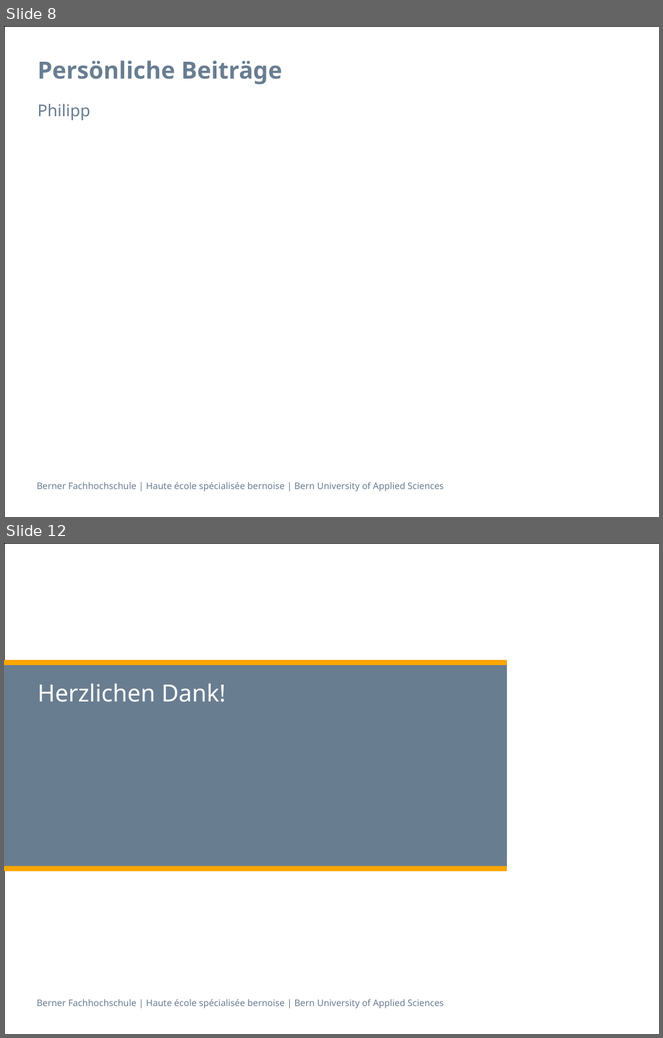
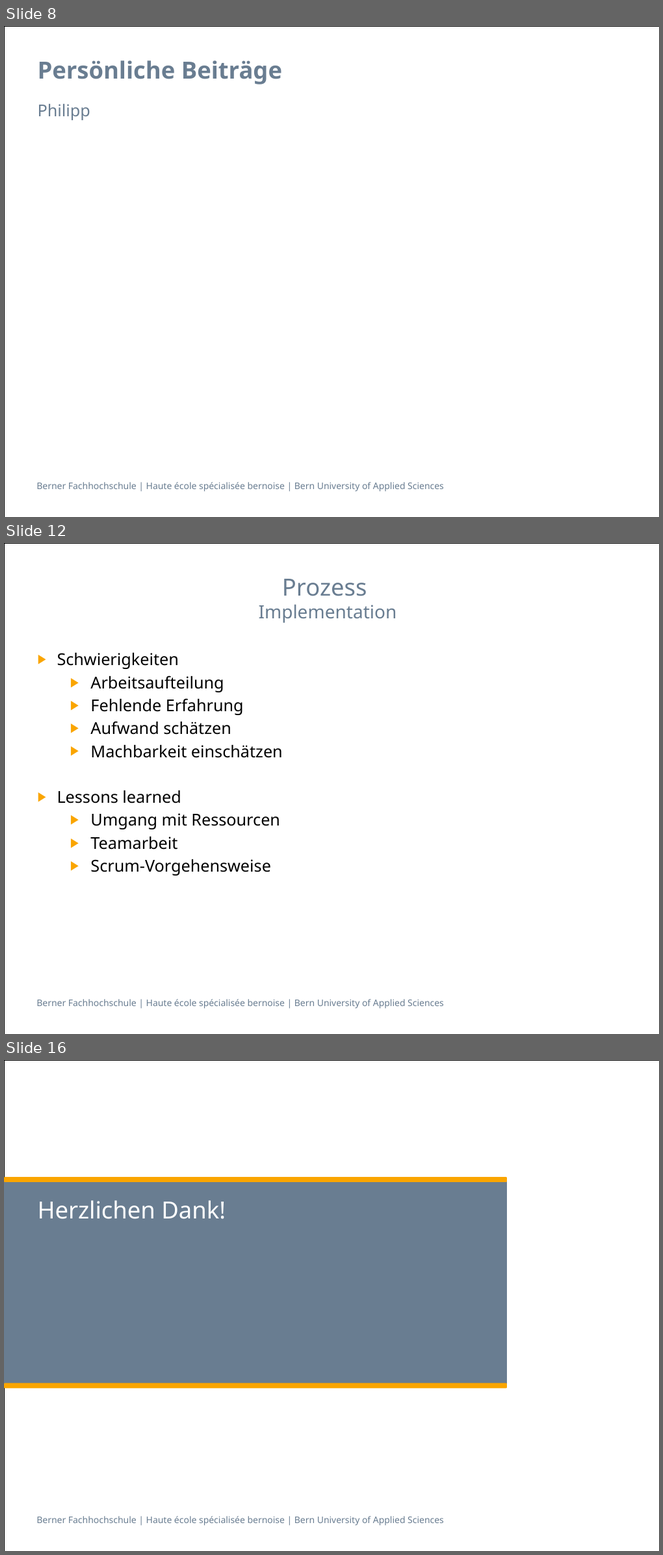
Before and after one commit to zyssm4/ch.bfh.btx8081.w2015.red, a slide deck: doc/Task14/task14_presentation Schlurp.pptx. Shown one above the other, each under a label of ours: slides 8 and 12 before the commit, slides 8, 12 and 16 after it; the slides between them are not shown. The pictures are 663x1038 and 663x1555 pixels, drawn with LibreOffice and Linux fonts; fonts in the diff are those of the drawing; background and template pictures are left out. Boxes give left, top, right and bottom in pixels: in the first picture for what was removed or moved away, otherwise in the second. Text is boxed around its words. In the diff, an @@ line names an element or a change of style, - is before the commit and + after.

Commit message:
presentation lessons learned

```diff
--- a/doc/Task14/task14_presentation Schlurp.pptx
+++ b/doc/Task14/task14_presentation Schlurp.pptx
@@ slide 12 added at <box>4,543,659,1034</box>, background #FFFFFF; not listed: 2 template elements that a slide beside it also shows @@
@@ title added at <box>259,579,397,623</box>, 20 pt, text #697D91 @@
+Prozess
+Implementation
@@ text added at <box>57,653,283,876</box>, 18 pt, text #000000 @@
+▶ Schwierigkeiten
+  ▶ Arbeitsaufteilung
+  ▶ Fehlende Erfahrung
+  ▶ Aufwand schätzen
+  ▶ Machbarkeit einschätzen
+▶ Lessons learned
+  ▶ Umgang mit Ressourcen
+  ▶ Teamarbeit
+  ▶ Scrum-Vorgehensweise
@@ what was slide 12 is now slide 16 @@
```
Also in this commit, not shown: 2 slides changed, 5 other slides added, 2 slides removed.
